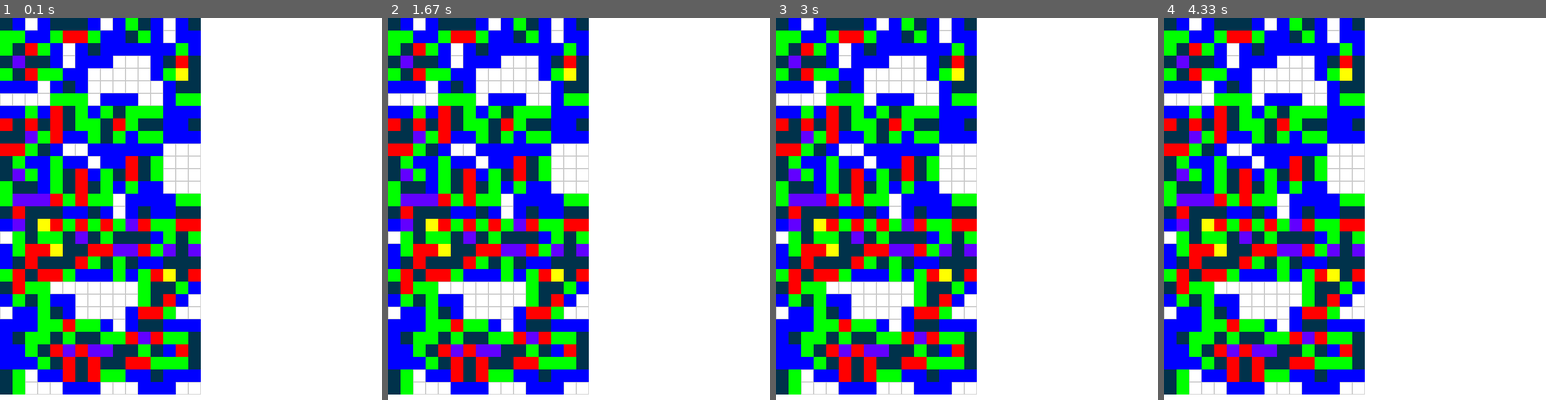
Above: before the commit, frames 1-4 (left to right).
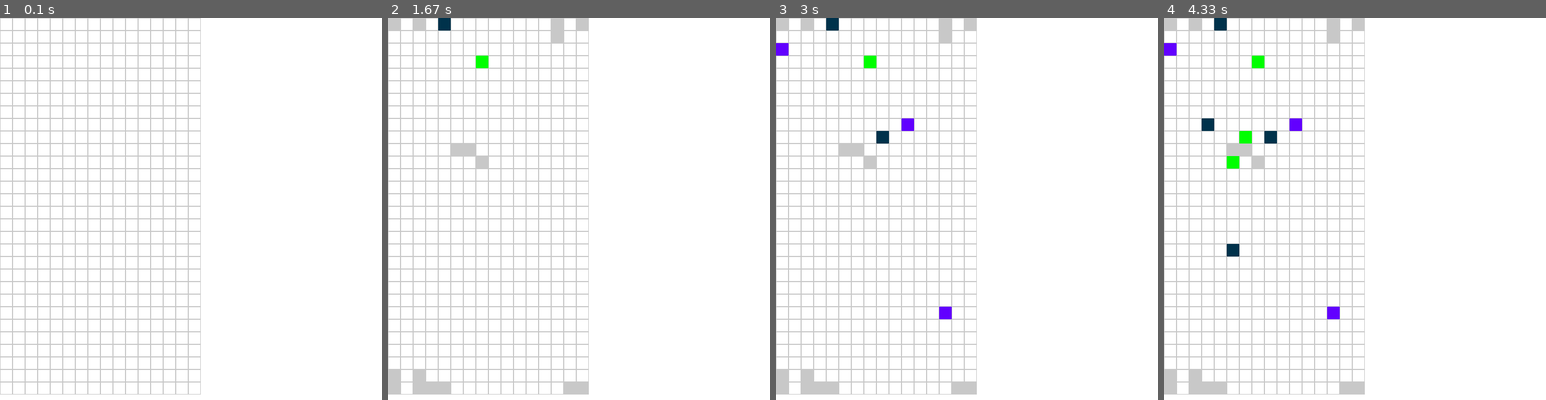
Above: after the commit, the same moments.

Repository: sansy98/sansy_repo
Game: pygame game, started from PythonCode/minesweeper.py
The game is run twice, just before and just after one commit, with the same random seed, the same clock (stepped at 60 frames per second) and the same inputs.
Inputs (mouse positions are in pixels of both pictures, inside the frame that each line leads up to):
- Up to frame 1 (0.1 s): no input
- Up to frame 2 (1.67 s): click (395, 25) at 0.38 s; click (445, 25) at 0.72 s; click (460, 151) at 1.05 s; click (479, 67) at 1.38 s
- Up to frame 3 (3 s): click (875, 132) at 1.72 s; click (947, 308) at 2.05 s; click (783, 48) at 2.38 s; click (913, 128) at 2.72 s
- Up to frame 4 (4.33 s): click (1209, 124) at 3.05 s; click (1228, 247) at 3.38 s; click (1236, 159) at 3.72 s; click (1244, 136) at 4.05 s

The runs differ from the first frame. In frame 1, 44% of the frame differs, in the area x 0-53%, y 0-99%; in frame 2, 45%; in frame 3, 44%; in frame 4, 44%.

Commit message:
Update minesweeper.py
nofunchiona

Diff:
--- a/PythonCode/minesweeper.py
+++ b/PythonCode/minesweeper.py
@@ -6,6 +6,7 @@
 
 BLACK = (0, 0 ,0)
 WHITE = (255, 255, 255)
+DEFAULT = (200, 200, 200)
 BLUE = (0, 0, 255)         #1
 GREEN = (0, 255, 0)        #2
 RED = (255, 0, 0)          #3
@@ -18,14 +19,7 @@
 
 
 #REFERENCES FOR COLORS
-C1 = BLUE
-C2 = GREEN
-C3 = RED
-C4 = VIOLET
-C5 = YELLOW
-C6 = CYAN
-C7 = ORANGE
-C8 = PINK
+colorOrderedTuple = (DEFAULT, BLUE, GREEN, RED, VIOLET, YELLOW, CYAN, ORANGE, PINK)
 
 pg.init()
 
@@ -43,7 +37,7 @@
 
 
 class Cell():
-    def __init__(self, x = None, y = None, rect = None, x2 = None, y2 = None, isMine = False, nearMines = 0):
+    def __init__(self, x = None, y = None, rect = None, x2 = None, y2 = None, isMine = False, nearMines = 0, isVisible = False):
         self.x = x;
         self.y = y;
         self.x2 = x+math.floor(min(screenSize[0], screenSize[1])/max(ROWS,COLUMNS));
@@ -51,6 +45,7 @@
         self.isMine = isMine
         self.rect = Rect(x, y, self.x2-x, self.y2-y);
         self.nearMines = nearMines;
+        self.isVisible = isVisible;
 
 
 class Grid():
@@ -125,21 +120,70 @@
                         pass
                     elif self.bodies[column-1][row].isMine: self.bodies[column][row].nearMines += 1
 
+    def updateCellsAround(self, column, row):
+        if self.bodies[column-1][row-1].nearMines == 0 and not self.bodies[column-1][row-1].isMine and not self.bodies[column-1][row-1].isVisible:
+            self.bodies[column-1][row-1].isVisible = True
+            self.updateCellsAround(column-1, row-1)
+
+        if self.bodies[column][row-1].nearMines == 0 and not self.bodies[column][row-1].isMine and not self.bodies[column][row-1].isVisible:
+            self.bodies[column][row-1].isVisible = True
+            self.updateCellsAround(column, row-1)
+
+        if self.bodies[column+1][row-1].nearMines == 0 and not self.bodies[column+1][row-1].isMine and not self.bodies[column+1][row-1].isVisible:
+            self.bodies[column+1][row-1].isVisible = True
+            self.updateCellsAround(column+1, row-1)
+
+        if self.bodies[column+1][row].nearMines == 0 and not self.bodies[column+1][row].isMine and not self.bodies[column+1][row].isVisible:
+            self.bodies[column+1][row].isVisible = True
+            self.updateCellsAround(column+1, row)
+
+        if self.bodies[column+1][row+1].nearMines == 0 and not self.bodies[column+1][row+1].isMine and not self.bodies[column+1][row+1].isVisible:
+            self.bodies[column+1][row+1].isVisible = True
+            self.updateCellsAround(column+1, row+1)
+
+        if self.bodies[column][row+1].nearMines == 0 and not self.bodies[column][row+1].isMine and not self.bodies[column][row+1].isVisible:
+            self.bodies[column][row+1].isVisible = True
+            self.updateCellsAround(column, row+1)
+
+        if self.bodies[column-1][row+1].nearMines == 0 and not self.bodies[column-1][row+1].isMine and not self.bodies[column-1][row+1].isVisible:
+            self.bodies[column-1][row+1].isVisible = True
+            self.updateCellsAround(column-1, row+1)
+
+        if self.bodies[column-1][row].nearMines == 0 and not self.bodies[column-1][row].isMine and not self.bodies[column-1][row].isVisible:
+            self.bodies[column-1][row].isVisible = True
+            self.updateCellsAround(column-1, row)
+
+    def uncoverCell(self):
+        for column in range(0, self.columns):
+            for row in range(0, self.rows):
+                if not self.bodies[column][row].isVisible and pg.mouse.get_pos()[0] in range(self.bodies[column][row].x, self.bodies[column][row].x2) and pg.mouse.get_pos()[1] in range(self.bodies[column][row].y, self.bodies[column][row].y2):
+                    self.bodies[column][row].isVisible = True
+                    if self.bodies[column][row].nearMines == 0:
+                        self.updateCellsAround(column, row)
+
+    def clearMinesAround(self):
+        cellsColumn = 0
+        cellsRow = 0
+
+        for column in range(0, self.columns):
+            for row in range(0, self.rows):
+                if pg.mouse.get_pos()[0] in range(self.bodies[column][row].x, self.bodies[column][row].x2) and pg.mouse.get_pos()[1] in range(self.bodies[column][row].y, self.bodies[column][row].y2):
+                    cellsColumn = column
+                    cellsRow = row
+
+        for column in range(cellsColumn-2, cellsColumn+2):
+            for row in range(cellsRow-2, cellsRow+2):
+                self.bodies[column][row].isMine = False
 
 
     def draw(self, display):
         for column in range(0, self.columns):
             for row in range(0, self.rows):
-                if self.bodies[column][row].isMine: pg.draw.rect(display, (0, 50, 75), self.bodies[column][row].rect, 0);
-                elif self.bodies[column][row].nearMines == 1: pg.draw.rect(display, C1, self.bodies[column][row].rect, 0);
-                elif self.bodies[column][row].nearMines == 2: pg.draw.rect(display, C2, self.bodies[column][row].rect, 0);
-                elif self.bodies[column][row].nearMines == 3: pg.draw.rect(display, C3, self.bodies[column][row].rect, 0);
-                elif self.bodies[column][row].nearMines == 4: pg.draw.rect(display, C4, self.bodies[column][row].rect, 0);
-                elif self.bodies[column][row].nearMines == 5: pg.draw.rect(display, C5, self.bodies[column][row].rect, 0);
-                elif self.bodies[column][row].nearMines == 6: pg.draw.rect(display, C6, self.bodies[column][row].rect, 0);
-                elif self.bodies[column][row].nearMines == 7: pg.draw.rect(display, C7, self.bodies[column][row].rect, 0);
-                elif self.bodies[column][row].nearMines == 8: pg.draw.rect(display, C8, self.bodies[column][row].rect, 0);
-                else: pg.draw.rect(display, (200, 200, 200), self.bodies[column][row].rect, 1);
+                if not self.bodies[column][row].isVisible:
+                    pg.draw.rect(display, DEFAULT, self.bodies[column][row].rect, 1)
+                else:
+                    if self.bodies[column][row].isMine: pg.draw.rect(display, (0, 50, 75), self.bodies[column][row].rect, 0);
+                    else: pg.draw.rect(display, colorOrderedTuple[self.bodies[column][row].nearMines], self.bodies[column][row].rect, 0);
 
 
     def initialise(self):
@@ -171,12 +215,19 @@
 grid = Grid()
 grid.initialise()
 
+firstClickPerformed = False
 
 while running:
     clock.tick(60)
 
     for event in pg.event.get():
         if event.type == pg.QUIT: running = False
+        if event.type == MOUSEBUTTONDOWN and firstClickPerformed: grid.uncoverCell()
+        elif event.type == MOUSEBUTTONDOWN and not firstClickPerformed:
+            grid.clearMinesAround()
+            grid.set_near_mines()
+            grid.uncoverCell()
+            firstClickPerformed = True
 
     display.fill(WHITE)
     grid.draw(display)
